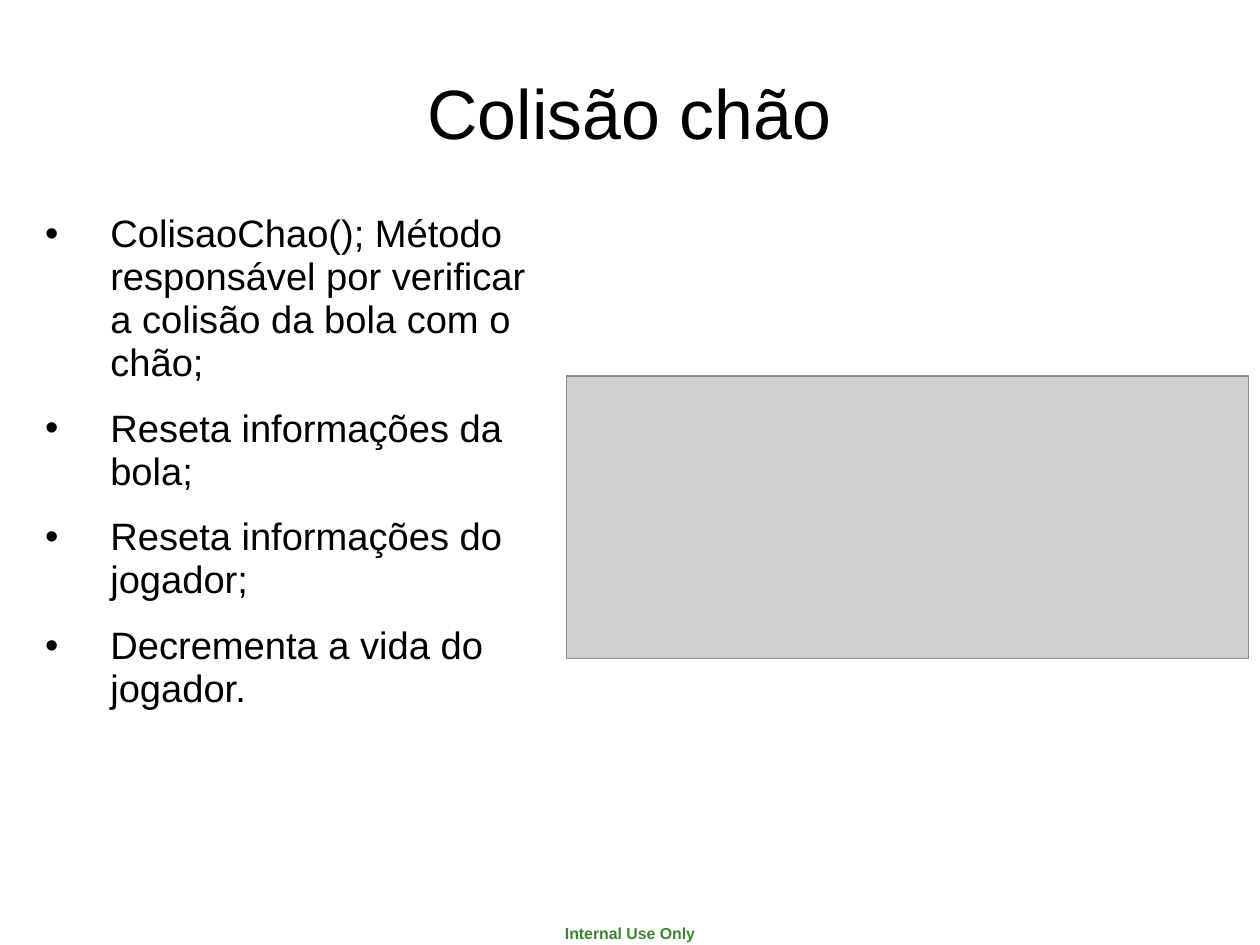
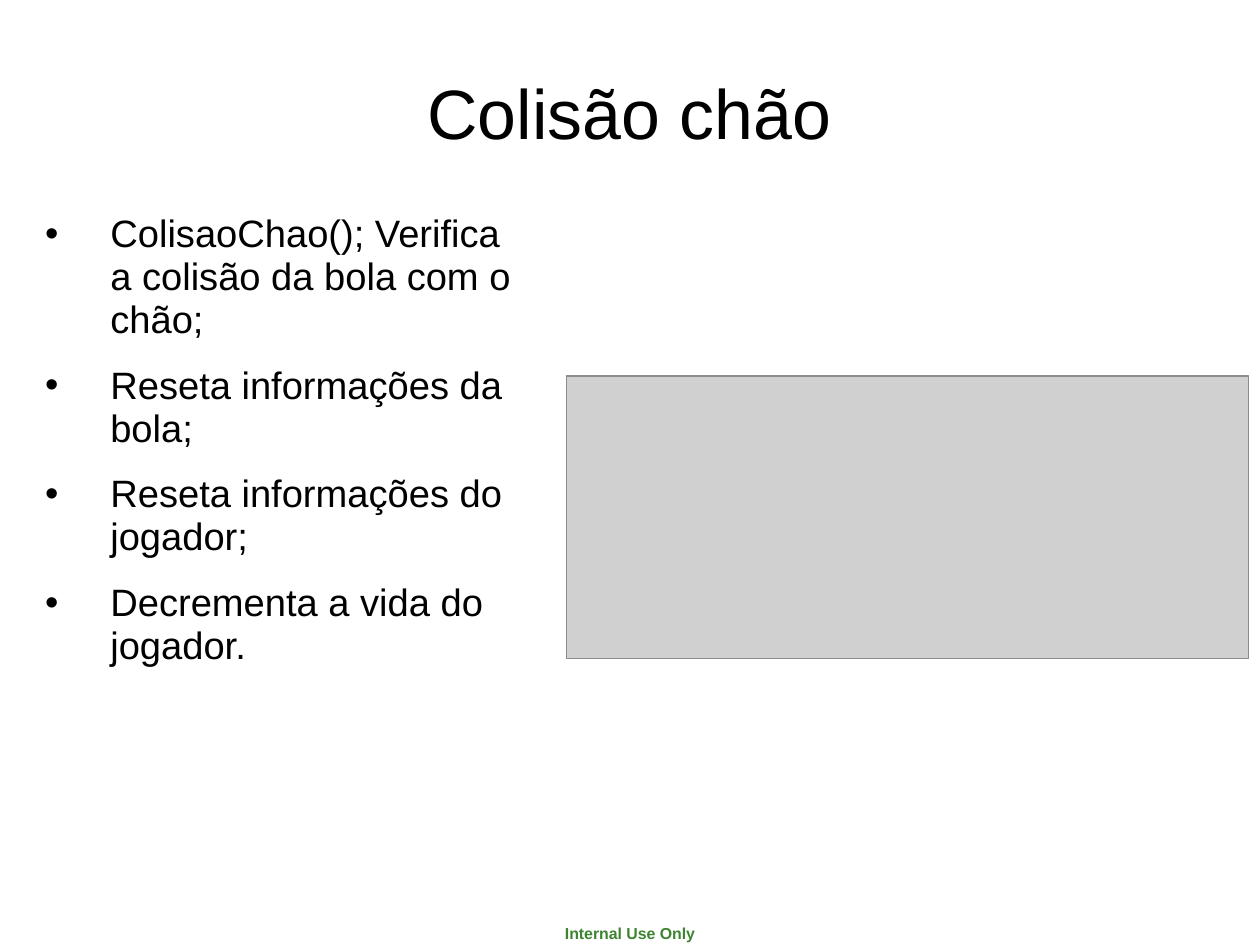
Before and after one commit to jucimarjr/posueagames, a slide deck: slide 7 of brunorichele/breakout/apres/breakout.ppt. Drawn at 1260x945 pixels with LibreOffice and Linux fonts; fonts in the diff are those of the drawing; grey boxes stand for pictures. Boxes give left, top, right and bottom in pixels: in the first picture for what was removed or moved away, otherwise in the second. Text is boxed around its words. In the diff, an @@ line names an element or a change of style, - is before the commit and + after.

Commit message:
ppt adicionando informacoes colisao chao, jogador e bloco

```diff
--- a/brunorichele/breakout/apres/breakout.ppt
+++ b/brunorichele/breakout/apres/breakout.ppt
@@ text at <box>110,219,510,338</box>: text changed @@
-• ColisaoChao(); Método responsável por verificar a colisão da bola com o chão;
+• ColisaoChao(); Verifica a colisão da bola com o chão;
```
Also in this commit, not shown: 2 slides added.
